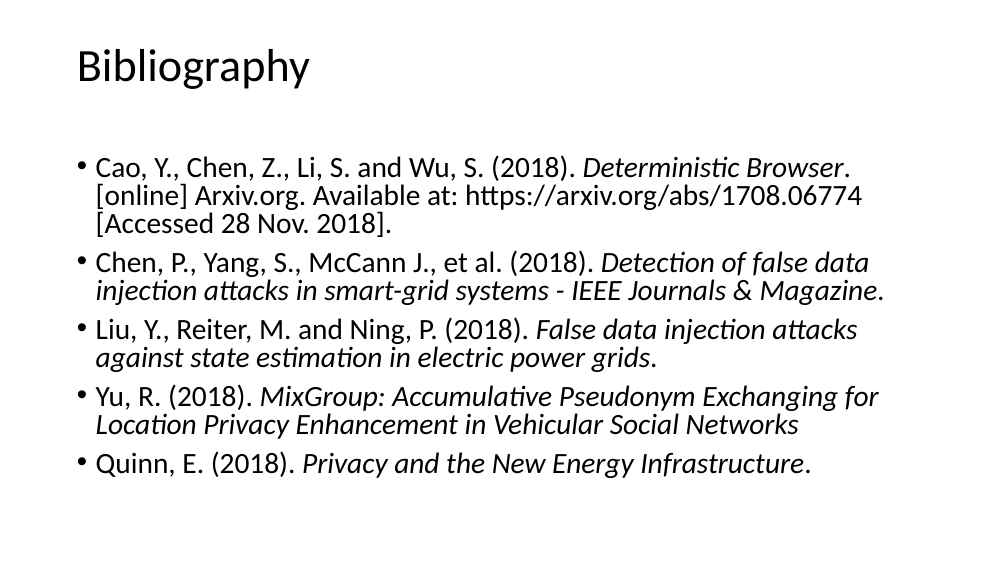
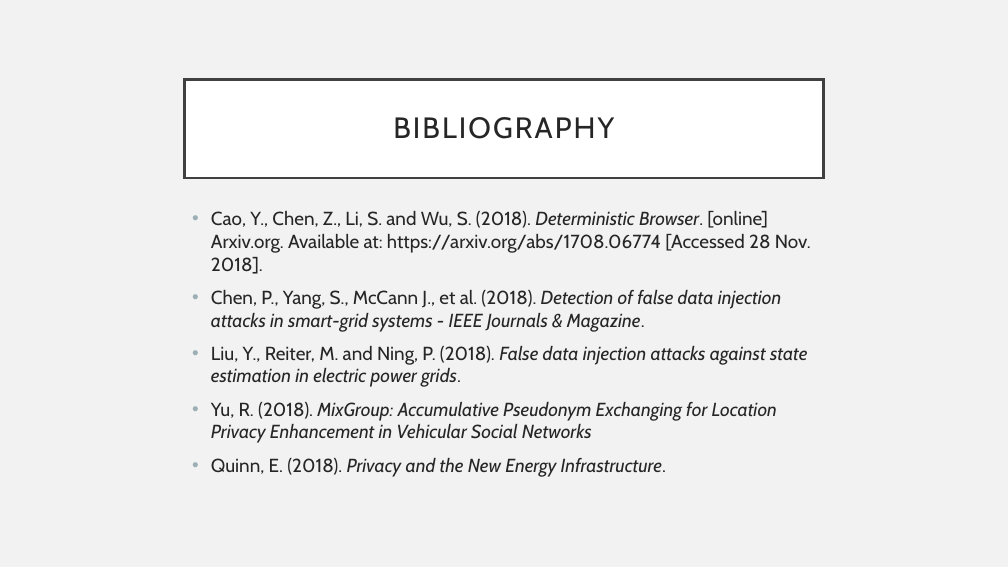
Before and after one commit to CodeFluent/Notes, a slide deck: slide 12 of CS-6220/hw/Grad_Project/Paxos Algorithm.pptx (slide 16 before the commit). Drawn at 1008x567 pixels with LibreOffice and Linux fonts; fonts in the diff are those of the drawing. Boxes give left, top, right and bottom in pixels: in the first picture for what was removed or moved away, otherwise in the second. Text is boxed around its words. In the diff, an @@ line names an element or a change of style, - is before the commit and + after.

```diff
--- a/CS-6220/hw/Grad_Project/Paxos Algorithm.pptx
+++ b/CS-6220/hw/Grad_Project/Paxos Algorithm.pptx
@@ background #FFFFFF to #F2F2F2 @@
@@ title "BIBLIOGRAPHY": place and size @@
-title "BIBLIOGRAPHY" at [77,49,310,89]
+title "BIBLIOGRAPHY" at [185,79,823,178]
@@ title "BIBLIOGRAPHY" at [185,79,823,178]: fill none to #FFFFFF; outline none to #404040 2.5 pt @@
@@ title at [393,117,614,139]: text changed; size 44 to 28 pt; font Calibri to Cabin; text colour #000000 to #262626 @@
-Bibliography
+BIBLIOGRAPHY
@@ text "Cao, Y., Chen, Z., Li, ...": place and size @@
-text "Cao, Y., Chen, Z., Li, ..." at [96,155,885,478]
+text "Cao, Y., Chen, Z., Li, ..." at [211,211,811,474]
@@ text "Cao, Y., Chen, Z., Li, ..." at [211,211,811,474]: size 28 to 18 pt, font Calibri to Cabin, text colour #000000 to #262626; line spacing 0.8 to 1 @@
```
Also in this commit, not shown: 1 other slide changed, 10 slides added, 14 slides removed, 16 other files.
